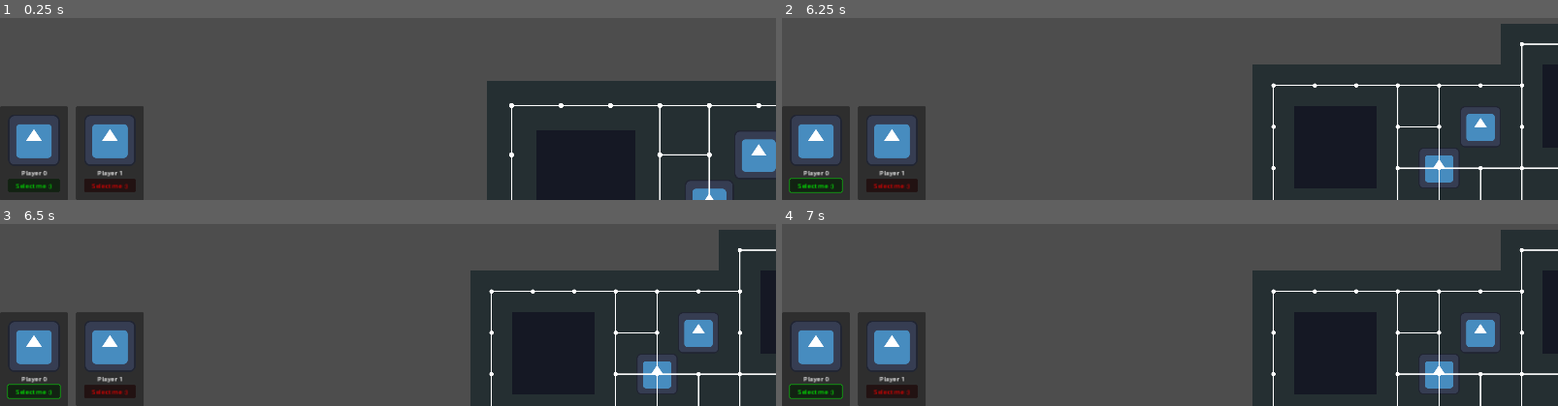
Above: before the commit, frames 1-4 (two rows, left to right).
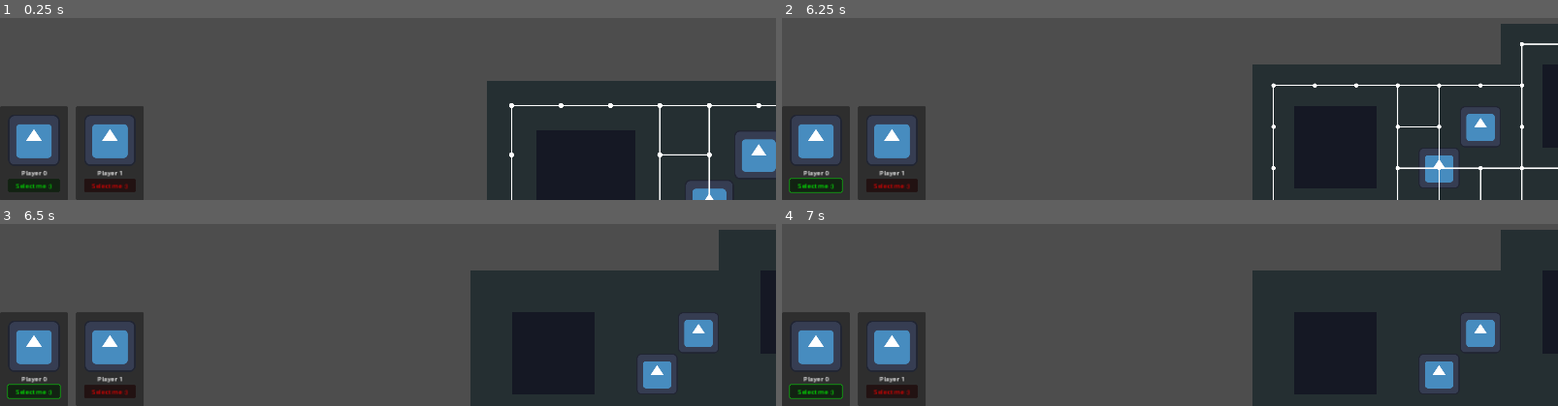
Above: after the commit, the same moments.

Repository: Petiazediter/godot-board-game
Game: Godot game, scene res://scenes/dungeon_scene.tscn
Same seed, same stepped clock (60 frames per second), same inputs: the game is played once before the commit and once after it. This scene is started directly instead of the project's main scene. The engine's default icon, where the game draws it, is replaced by a stand-in: a white triangle on a blue panel in a dark square.
Inputs (mouse positions are in pixels of both pictures, inside the frame that each line leads up to):
- Up to frame 1 (0.25 s): no input
- Up to frame 2 (6.25 s): click "Select me :)" at 0.5 s; click "Select me :)" at 1.25 s; click "Select me :)" at 2 s; move the mouse to (outside the picture) at 2.77 s; hold Right mouse button (move_to_grid) 2.78-3.5 s; click (outside the picture) at 2.92 s; tap Enter at 3.5, 5.75 s; drag from (outside the picture) to (1131, 68) at 3.52 s; move the mouse to (outside the picture) at 4.27 s; hold Right mouse button (move_to_grid) 4.28-5 s; click (outside the picture) at 4.42 s; tap Space at 5 s; drag from (1131, 68) to (outside the picture) at 5.02 s; move the mouse to (1402, 47) at 5.77 s; hold Right mouse button (move_to_grid) from 5.78 s (still down); click (1402, 47) at 5.92 s
- Up to frame 3 (6.5 s): keep holding Right mouse button (move_to_grid); tap F1 (enable_grid_cell_debug) at 6.4 s
- Up to frame 4 (7 s): release Right mouse button (move_to_grid) at 6.5 s; drag from (outside the picture) to (outside the picture) at 6.52 s

Frames 1-2 are identical in both runs. In frame 3, 1.0% of the frame differs, in the area x 63-100%, y 13-100%; in frame 4, 1.0%.
Error before the commit: Invalid access to property or key 'visible' on a base object of type 'null instance'. (res://nodes/World/WorldLogic.gd:14)

Commit message:
refactor: create CharacterMovementManager instead of handling character movement in the WorldLogic

Diff:
--- a/nodes/AstarDebug/AstarDebug.gd
+++ b/nodes/AstarDebug/AstarDebug.gd
@@ -1,11 +1,10 @@
 extends Control
 
-var world: World;
+@export var character_movement_manager: CharacterMovementManager;
 @export var board: Board;
 @onready var astar: AStar2D = board.astar if board else null;
 
 func _ready() -> void:
-	world = board.get_parent();
 	board.camera.on_camera_change.connect(queue_redraw);
 
 func position_has_obstacle(pos: Vector2):
@@ -31,8 +30,8 @@
 			draw_line(point_position + offset, connected_poistion + offset, Color.WHITE, 2, true);
 
 	var mouse_position = get_global_mouse_position();
-	if world.last_position:
-		draw_string(SystemFont.new(), mouse_position - global_position, "{last_position} | {point_id}".format([["last_position", world.last_position], ["point_id", world.board.get_point(world.last_position)] ]) )  #str(world.last_position))
+	if character_movement_manager.last_position:
+		draw_string(SystemFont.new(), mouse_position - global_position, "{last_position} | {point_id}".format([["last_position", character_movement_manager.last_position], ["point_id", character_movement_manager.board.get_point(character_movement_manager.last_position)] ]) )  #str(world.last_position))
 
 func _process(_delta: float) -> void:
 	queue_redraw();
--- /dev/null
+++ b/nodes/CharacterManager/CharacterMovementManager/CharacterMovemenetManager.gd
@@ -0,0 +1,37 @@
+extends Node2D
+class_name CharacterMovementManager;
+
+@export var character_manager: CharacterManager;
+@export var board: Board;
+
+var last_position = Vector2.ZERO;
+
+func _input(event: InputEvent) -> void:
+    if event.is_action_pressed("move_to_grid"):
+        pass;
+
+func round_position(pos: Vector2) -> Vector2:
+    return (pos / Vector2(board.tile_set.tile_size)).floor() * Vector2(board.tile_set.tile_size);
+
+func _physics_process(_delta: float) -> void:
+    var mouse_position = get_global_mouse_position();
+    var rounded_mouse_position = round_position(mouse_position);
+    if rounded_mouse_position == last_position: return;
+    var point = board.get_point(rounded_mouse_position);
+    if board.astar.has_point(point):
+        last_position = rounded_mouse_position;
+    else:
+        last_position = null;
+    update_grid_visibility();
+
+func update_grid_visibility():
+    var char_id: int = character_manager.id_selected_character;
+    if (char_id < 0 or !last_position):
+        board.astar_grid.draw_path([],[]);
+    else:
+        var player: PlayableCharacter = character_manager.players[char_id];
+        var player_position: Vector2 = player.global_position;
+        var player_point_id: int = board.get_point(player_position);
+        if board.astar.has_point(player_point_id):
+            var result = board.get_astar_path(player_position, last_position, true, -1);
+            board.astar_grid.draw_path(result.paths, result.error_paths);
--- a/nodes/World/WorldLogic.gd
+++ b/nodes/World/WorldLogic.gd
@@ -1,42 +1,8 @@
 extends Node2D
 class_name World
 
-@onready var board: Board = $Board
-@onready var astar_debug = $AstarDebug
-@onready var line = $Line2D
-@onready var character_manager: CharacterManager = $CharacterManager
-
-# TODO: Vector 2 or null / change this when nullable available
-var last_position = Vector2.ZERO;
+@onready var astar_debug = $Camera2D/AstarDebug;
 
 func _input(event: InputEvent) -> void:
 	if event.is_action_pressed("enable_grid_cell_debug"):
 		astar_debug.visible = !astar_debug.visible;
-	if event.is_action_pressed("move_to_grid"):
-		pass;
-
-func round_pos(vec2: Vector2) -> Vector2:
-	return (vec2 / Vector2(board.tile_set.tile_size)).floor() * Vector2(board.tile_set.tile_size)
-
-func _physics_process(_delta: float) -> void:
-	var mouse_position = get_global_mouse_position();
-	var rounded: Vector2 = round_pos(mouse_position);
-	if !(rounded == last_position):
-		var point = board.get_point(rounded);
-		if board.astar.has_point(point):
-			last_position = rounded;
-		else:
-			last_position = null;
-		update_line();
-
-func update_line():
-	if !(character_manager.id_selected_character >= 0) or !last_position:
-		line.points = [];
-		return
-
-	var player = character_manager.players[character_manager.id_selected_character];
-	var player_position = player.global_position;
-	var player_point = board.get_point(player_position);
-	if board.astar.has_point(player_point):
-		var result = board.get_astar_path(player_position, last_position, true, -1);
-		board.astar_grid.draw_path(result.paths, result.error_paths );
--- a/scenes/dungeon_scene.tscn
+++ b/scenes/dungeon_scene.tscn
@@ -11,6 +11,7 @@
 [ext_resource type="Script" path="res://nodes/AstarDebug/AstarDebug.gd" id="7_nqwlc"]
 [ext_resource type="Script" path="res://nodes/AvailableCharacterList/AvailableCharactersListLogic.gd" id="8_2dj0u"]
 [ext_resource type="Script" path="res://nodes/AstarTileMap/AstarGridVisibility/AstarGridVisibilityLogic.gd" id="9_34ekb"]
+[ext_resource type="Script" path="res://nodes/CharacterManager/CharacterMovementManager/CharacterMovemenetManager.gd" id="9_jktph"]
 [ext_resource type="Script" path="res://nodes/DraggableCamera/DraggableCamera.gd" id="12_ps0li"]
 
 [sub_resource type="TileSetAtlasSource" id="TileSetAtlasSource_bvpq2"]
@@ -59,6 +60,11 @@
 texture = ExtResource("1_6dklj")
 offset = Vector2(64, 64)
 
+[node name="CharacterMovementManager" type="Node2D" parent="." node_paths=PackedStringArray("character_manager", "board")]
+script = ExtResource("9_jktph")
+character_manager = NodePath("../CharacterManager")
+board = NodePath("../Board")
+
 [node name="Line2D" type="Line2D" parent="."]
 position = Vector2(384, 256)
 points = PackedVector2Array(384, 256)
@@ -88,11 +94,12 @@
 script = ExtResource("9_34ekb")
 board = NodePath("../../Board")
 
-[node name="AstarDebug" type="Control" parent="Camera2D" node_paths=PackedStringArray("board")]
+[node name="AstarDebug" type="Control" parent="Camera2D" node_paths=PackedStringArray("character_movement_manager", "board")]
 layout_mode = 3
 anchors_preset = 0
 offset_right = 40.0
 offset_bottom = 40.0
 script = ExtResource("7_nqwlc")
+character_movement_manager = NodePath("../../CharacterMovementManager")
 board = NodePath("../../Board")
 metadata/_edit_use_anchors_ = true
Not shown: 1 places in scenes/dungeon_scene.tscn that only renumber resources
